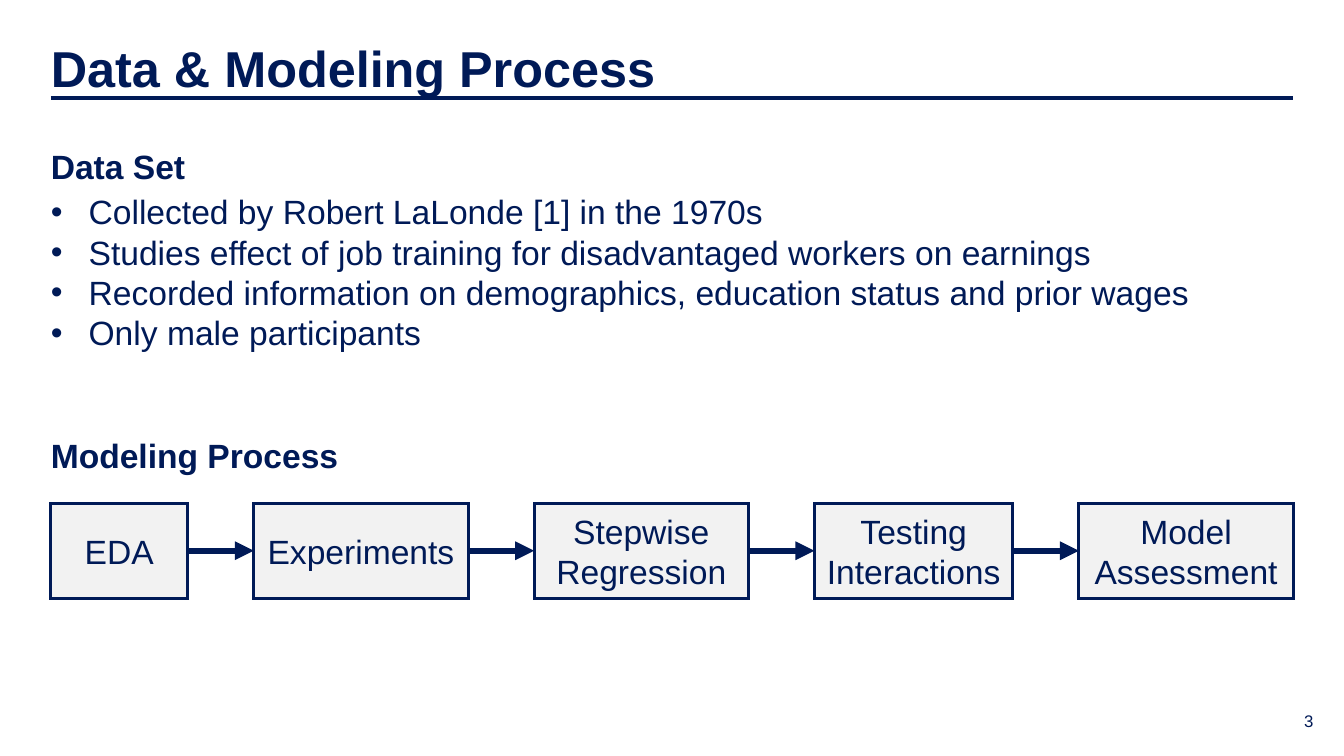
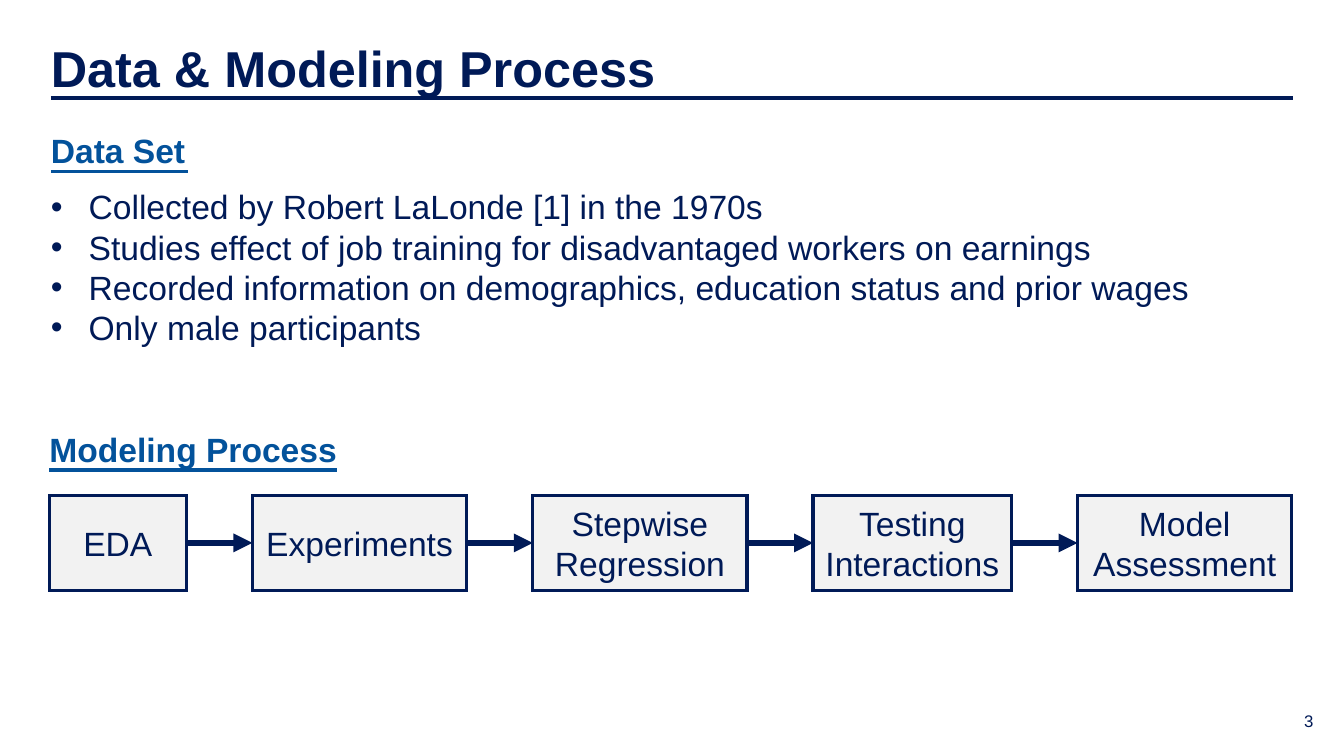
Before and after one commit to IDS-702-F21/team-project-1-effects-of-job-training-on-wages-yellowfellows, a slide deck: slide 3 of Presentation/slide_deck.pptx. Drawn at 1344x756 pixels with LibreOffice and Linux fonts; fonts in the diff are those of the drawing; background and template pictures are left out. Boxes give left, top, right and bottom in pixels: in the first picture for what was removed or moved away, otherwise in the second. Text is boxed around its words. In the diff, an @@ line names an element or a change of style, - is before the commit and + after.

```diff
--- a/Presentation/slide_deck.pptx
+++ b/Presentation/slide_deck.pptx
@@ text "Data Set" at (x1=51, y1=139, x2=185, y2=164): text colour #001A57 to #03529B @@
@@ text "Data Set" moved from (x1=51, y1=155, x2=185, y2=180) to (x1=51, y1=139, x2=185, y2=164) @@
@@ line added from (50, 171) to (188, 171), #03529B 2.25 pt @@
@@ text "Collected by Robert LaLonde [1] ..." moved from (x1=89, y1=199, x2=1188, y2=352) to (x1=89, y1=194, x2=1188, y2=347) @@
@@ text "Modeling Process" at (x1=49, y1=437, x2=337, y2=469): text colour #001A57 to #03529B @@
@@ line added from (49, 470) to (338, 470), #03529B 2.25 pt @@
@@ 5 rectangles, 4 arrows moved together from (x1=50, y1=503, x2=1294, y2=598) to (x1=49, y1=495, x2=1293, y2=590) @@
```
Also in this commit, not shown: 5 other slides changed, 7 other files.
